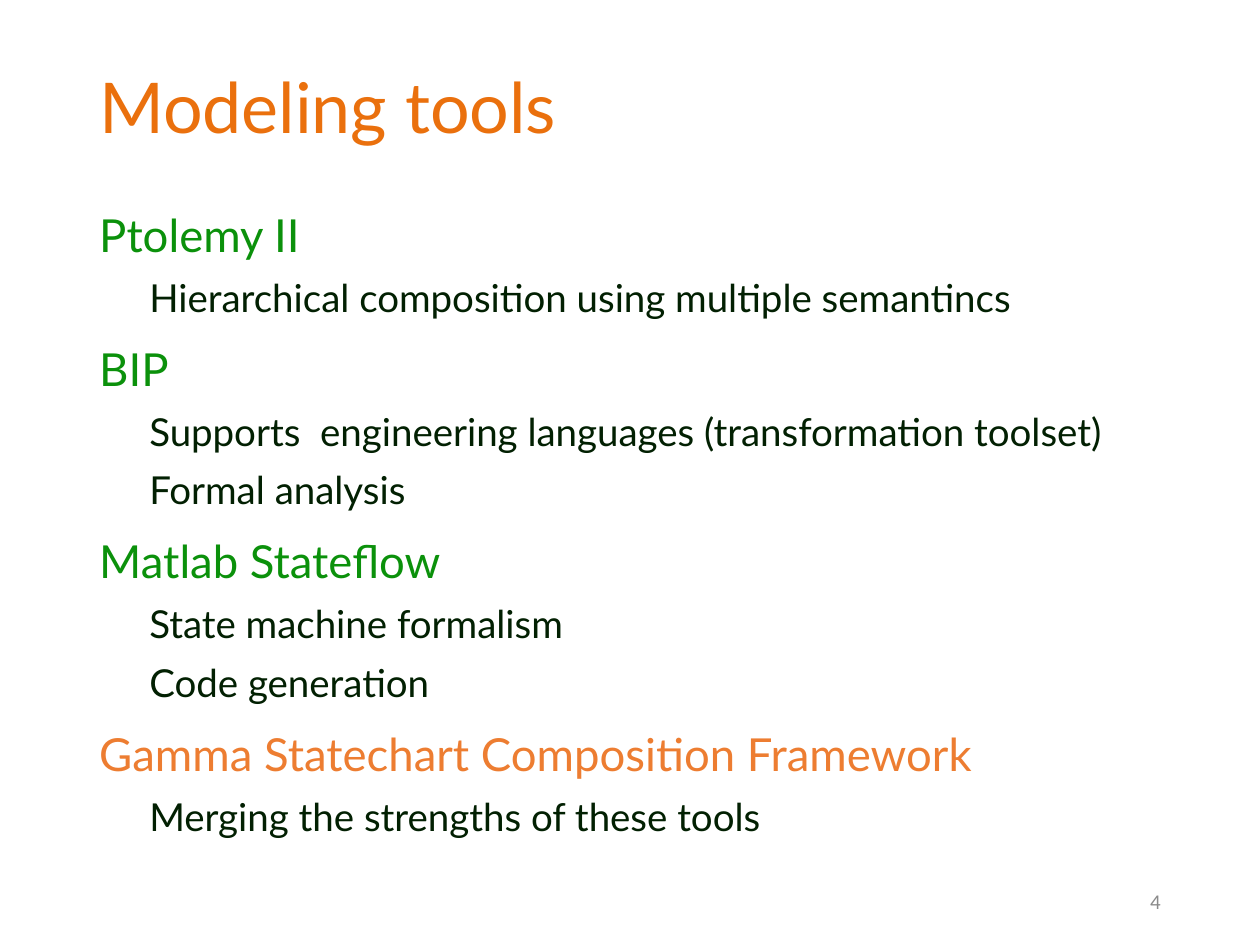
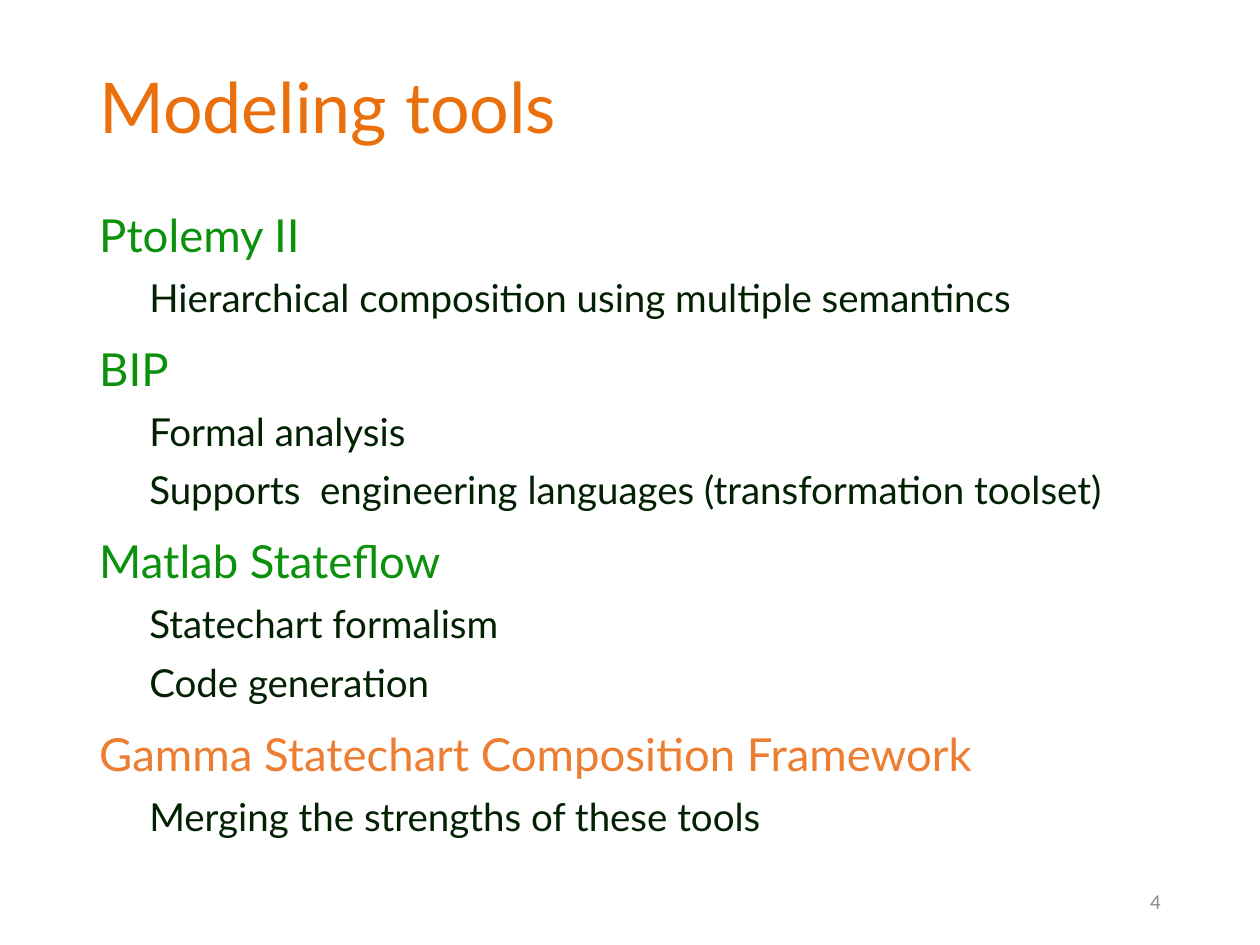
Before and after one commit to grbeni/minisymp2018, a slide deck: slide 4 of presentation/gb_mv_gamma.pptx. Drawn at 1260x945 pixels with LibreOffice and Linux fonts; fonts in the diff are those of the drawing; background and template pictures are left out. Boxes give left, top, right and bottom in pixels: in the first picture for what was removed or moved away, otherwise in the second. Text is boxed around its words. In the diff, an @@ line names an element or a change of style, - is before the commit and + after.

```diff
--- a/presentation/gb_mv_gamma.pptx
+++ b/presentation/gb_mv_gamma.pptx
@@ text at [149,417,406,453]: paragraph added @@
+  Formal analysis
@@ text at [149,475,406,511]: paragraph removed @@
-  Formal analysis
@@ text at [149,609,498,639]: text changed @@
-  State machine formalism
+  Statechart formalism
```
Also in this commit, not shown: 3 other slides changed.
